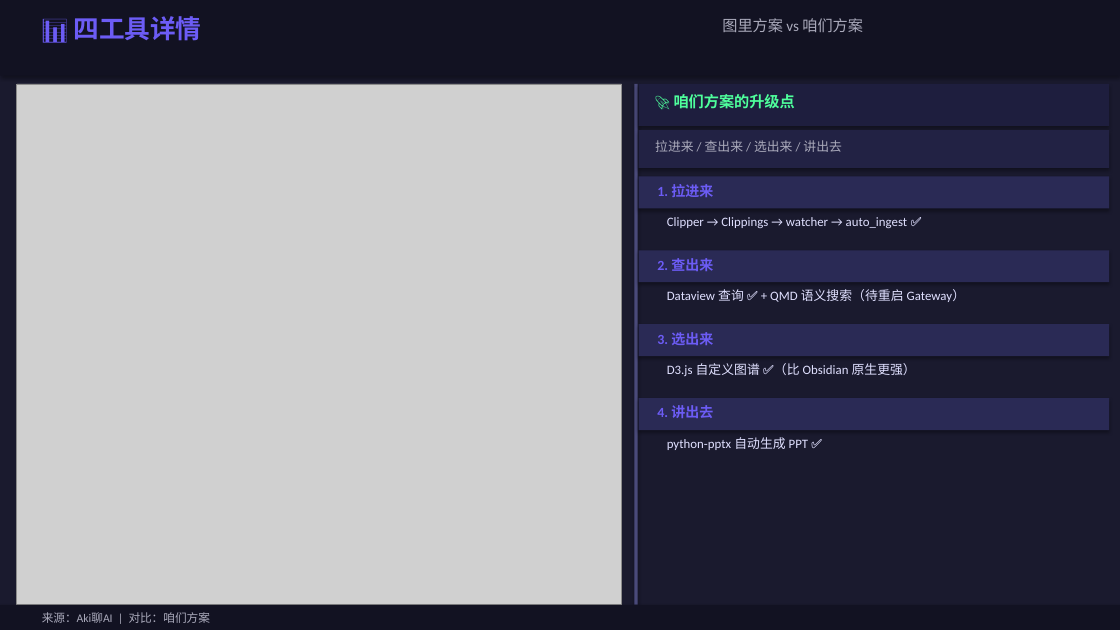
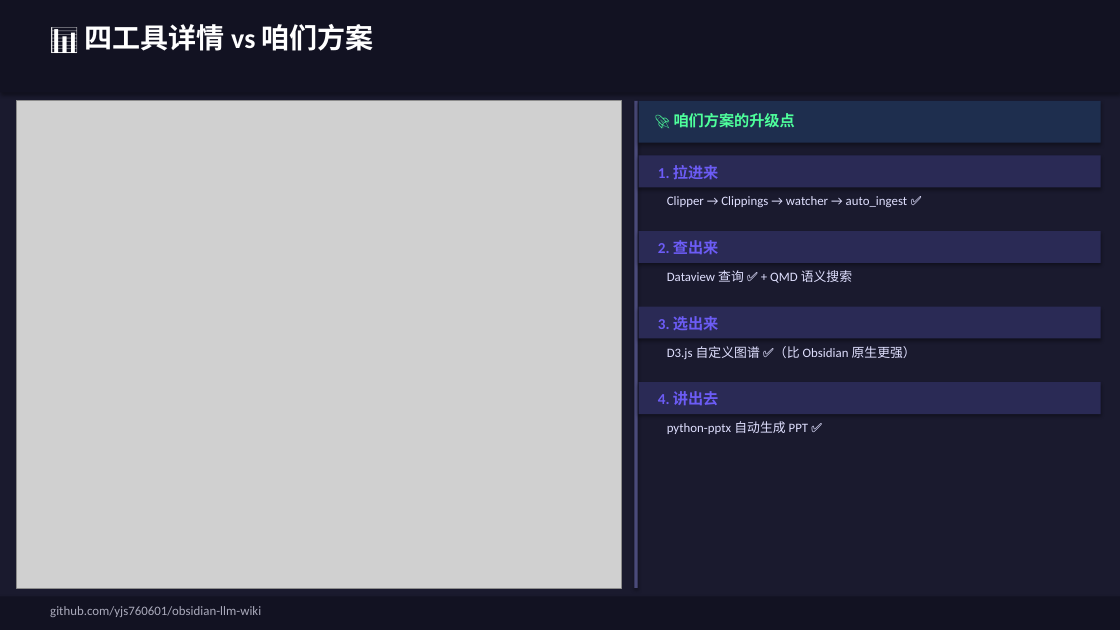
Before and after one commit to JohnsonYangJS/obsidian-llm-wiki, a slide deck: slide 7 of output/LLM_Wiki_OpenClaw_Obsidian_完整版.pptx (slide 16 before the commit). Drawn at 1120x630 pixels with LibreOffice and Linux fonts; fonts in the diff are those of the drawing; grey boxes stand for pictures. Boxes give left, top, right and bottom in pixels: in the first picture for what was removed or moved away, otherwise in the second. Text is boxed around its words. In the diff, an @@ line names an element or a change of style, - is before the commit and + after.

```diff
--- a/output/LLM_Wiki_OpenClaw_Obsidian_完整版.pptx
+++ b/output/LLM_Wiki_OpenClaw_Obsidian_完整版.pptx
@@ rectangle: place and size @@
-rectangle at bbox=[0, 0, 1120, 76]
+rectangle at bbox=[0, 0, 1120, 92]
@@ text at bbox=[85, 24, 374, 51]: text changed; size 22 to 24 pt; text colour #6C5CF5 to #FFFFFF @@
-📊 四工具详情
+📊 四工具详情 vs 咱们方案
@@ text removed at bbox=[722, 18, 863, 32] @@
-图里方案 vs 咱们方案
@@ picture: place and size @@
-picture at bbox=[17, 84, 622, 605]
+picture at bbox=[17, 101, 622, 588]
@@ rectangle: place and size @@
-rectangle at bbox=[634, 84, 638, 605]
+rectangle at bbox=[634, 101, 638, 588]
@@ rectangle: place and size @@
-rectangle at bbox=[639, 84, 1109, 126]
+rectangle at bbox=[639, 101, 1101, 143]
@@ rectangle at bbox=[639, 101, 1101, 143]: fill #1E1E3E to #1E2E4E @@
@@ text "🚀 咱们方案的升级点": place and size @@
-text "🚀 咱们方案的升级点" at bbox=[674, 94, 795, 109]
+text "🚀 咱们方案的升级点" at bbox=[674, 113, 795, 128]
@@ rectangle removed at bbox=[639, 130, 1109, 168] @@
@@ text removed at bbox=[655, 140, 842, 152] @@
-拉进来 / 查出来 / 选出来 / 讲出去
@@ rectangle: place and size @@
-rectangle at bbox=[639, 176, 1109, 208]
+rectangle at bbox=[639, 155, 1101, 187]
@@ size 12 to 13 pt in 4 elements at bbox=[658, 391, 718, 406], bbox=[658, 316, 718, 331], bbox=[658, 240, 718, 255], bbox=[658, 165, 718, 180] @@
@@ text "1. 拉进来": place and size @@
-text "1. 拉进来" at bbox=[657, 184, 713, 197]
+text "1. 拉进来" at bbox=[658, 165, 718, 180]
@@ text "Clipper → Clippings → watcher ...": place and size @@
-text "Clipper → Clippings → watcher ..." at bbox=[667, 217, 908, 228]
+text "Clipper → Clippings → watcher ..." at bbox=[667, 196, 908, 207]
@@ rectangle: place and size @@
-rectangle at bbox=[639, 250, 1109, 282]
+rectangle at bbox=[639, 231, 1101, 263]
@@ text "2. 查出来": place and size @@
-text "2. 查出来" at bbox=[657, 258, 713, 271]
+text "2. 查出来" at bbox=[658, 240, 718, 255]
@@ text at bbox=[667, 270, 852, 283]: text changed @@
-Dataview 查询 ✅ + QMD 语义搜索（待重启 Gateway）
+Dataview 查询 ✅ + QMD 语义搜索
@@ rectangle: place and size @@
-rectangle at bbox=[639, 324, 1109, 356]
+rectangle at bbox=[639, 307, 1101, 339]
@@ text "3. 选出来": place and size @@
-text "3. 选出来" at bbox=[657, 332, 713, 345]
+text "3. 选出来" at bbox=[658, 316, 718, 331]
@@ text "D3.js 自定义图谱 ✅（比 Obsidian 原生更强）": place and size @@
-text "D3.js 自定义图谱 ✅（比 Obsidian 原生更强）" at bbox=[667, 363, 916, 376]
+text "D3.js 自定义图谱 ✅（比 Obsidian 原生更强）" at bbox=[667, 346, 916, 359]
@@ rectangle: place and size @@
-rectangle at bbox=[639, 398, 1109, 430]
+rectangle at bbox=[639, 382, 1101, 414]
@@ text "4. 讲出去": place and size @@
-text "4. 讲出去" at bbox=[657, 405, 713, 418]
+text "4. 讲出去" at bbox=[658, 391, 718, 406]
@@ text "python-pptx 自动生成 PPT ✅": place and size @@
-text "python-pptx 自动生成 PPT ✅" at bbox=[667, 437, 808, 450]
+text "python-pptx 自动生成 PPT ✅" at bbox=[667, 421, 808, 434]
@@ rectangle: place and size @@
-rectangle at bbox=[0, 605, 1120, 630]
+rectangle at bbox=[0, 597, 1120, 630]
@@ text added at bbox=[33, 606, 104, 611], 10 pt, text #AAAABB @@
+来源：Aki聊AI
@@ text removed at bbox=[42, 612, 210, 623] @@
-来源：Aki聊AI | 对比：咱们方案
@@ text added at bbox=[50, 606, 261, 617], 11 pt, text #AAAABB @@
+github.com/yjs760601/obsidian-llm-wiki
```
Also in this commit, not shown: 7 other slides changed, 3 slides added, 8 slides removed.
